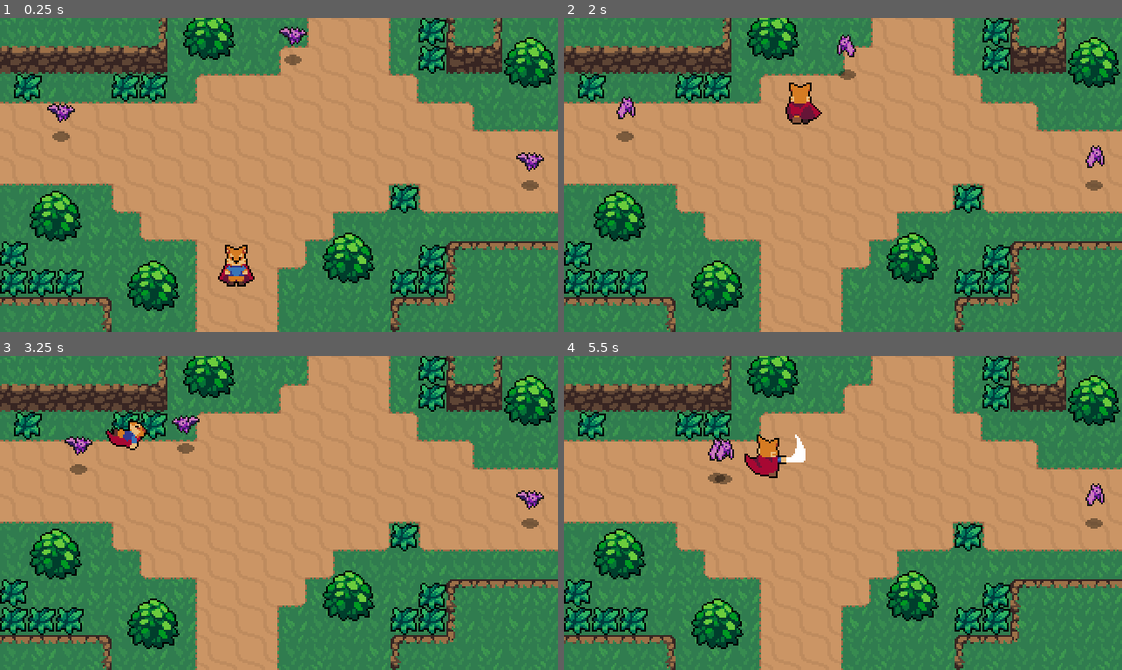
Above: before the commit, frames 1-4 (two rows, left to right).
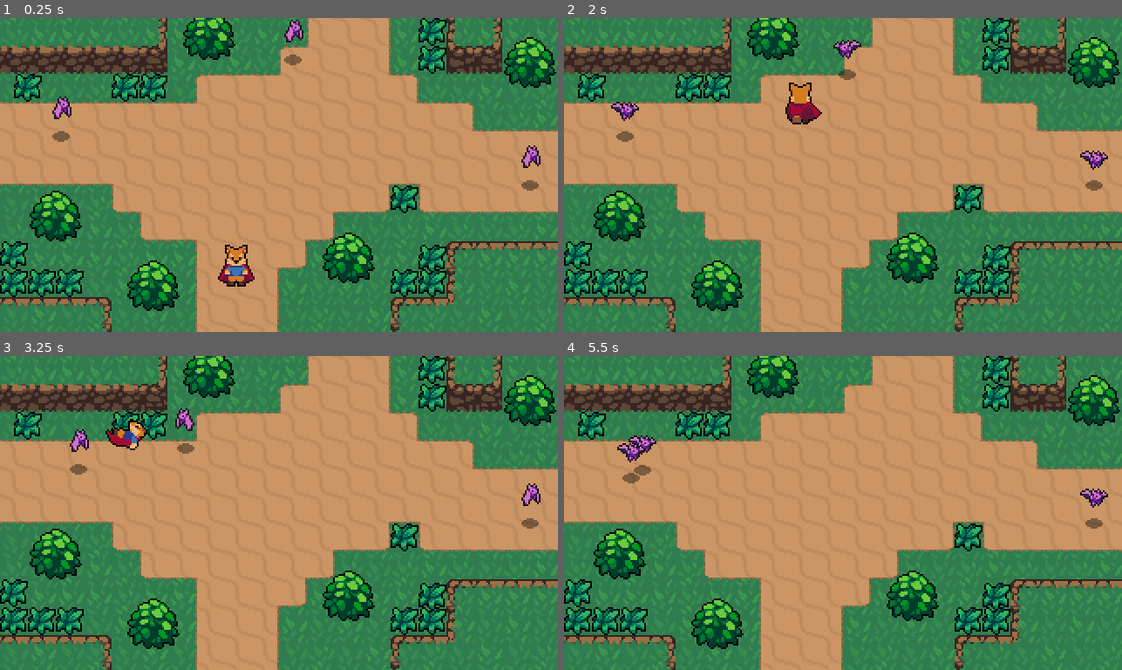
Above: after the commit, the same moments.

Repository: Rener-Pontes/Action-RPG
Game: Godot game, scene res://World.tscn
Same seed, same stepped clock (60 frames per second), same inputs: the game is played once before the commit and once after it.
Inputs:
- Up to frame 1 (0.25 s): no input
- Up to frame 2 (2 s): hold Up (ui_up) from 0.53 s (still down); tap Z (attack) at 0.6 s; tap X (roll) at 1.35 s
- Up to frame 3 (3.25 s): release Up (ui_up) at 2.03 s; hold Left (ui_left) from 2.03 s (still down); tap Z (attack) at 2.1 s; tap X (roll) at 2.85 s
- Up to frame 4 (5.5 s): release Left (ui_left) at 3.53 s; hold Down (ui_down) 3.53-4.28 s; tap Z (attack) at 3.6, 5.1 s; hold Right (ui_right) 4.28-5.03 s; tap X (roll) at 4.35 s; hold Up (ui_up) from 5.03 s (still down)

The runs differ from the first frame. In frame 1, 0.6% of the frame differs, in the area x 8-98%, y 0-49%; in frame 2, 0.6%; in frame 3, 0.6%; in frame 4, 1.8%, in the area x 9-98%, y 25-49%.

Commit message:
Seventh tutorial video. Implementation of Player's status, its invincibility and edit how the hit effect is created.

Diff:
--- a/Enemies/Scenes/Bat.tscn
+++ b/Enemies/Scenes/Bat.tscn
@@ -6,6 +6,7 @@
 [ext_resource path="res://Enemies/Scripts/Bat.gd" type="Script" id=4]
 [ext_resource path="res://Overlap/Scenes/Stats.tscn" type="PackedScene" id=5]
 [ext_resource path="res://Overlap/Scenes/PlayerDetector.tscn" type="PackedScene" id=6]
+[ext_resource path="res://Overlap/Scenes/Hitbox.tscn" type="PackedScene" id=7]
 
 [sub_resource type="AtlasTexture" id=1]
 atlas = ExtResource( 1 )
@@ -42,18 +43,20 @@
 radius = 6.0
 height = 2.0
 
+[sub_resource type="CircleShape2D" id=10]
+radius = 5.0
+
 [sub_resource type="CircleShape2D" id=9]
 radius = 75.0
 
 [node name="Bat" type="KinematicBody2D"]
 collision_layer = 16
-collision_mask = 0
 script = ExtResource( 4 )
 
 [node name="AnimatedSprite" type="AnimatedSprite" parent="."]
 frames = SubResource( 6 )
 animation = "Fly"
-frame = 2
+frame = 4
 playing = true
 offset = Vector2( 0, -12 )
 
@@ -70,9 +73,17 @@
 [node name="CollisionShape2D" parent="Hurtbox" index="0"]
 shape = SubResource( 8 )
 
+[node name="Hitbox" parent="." instance=ExtResource( 7 )]
+position = Vector2( 0, -15 )
+collision_mask = 4
+
+[node name="CollisionShape2D" parent="Hitbox" index="0"]
+shape = SubResource( 10 )
+
 [node name="PlayerDetector" parent="." instance=ExtResource( 6 )]
 
 [node name="CollisionShape2D" parent="PlayerDetector" index="0"]
+visible = false
 modulate = Color( 1, 1, 1, 0.498039 )
 shape = SubResource( 9 )
 
@@ -82,4 +93,5 @@
 [connection signal="area_entered" from="Hurtbox" to="." method="_on_Hurtbox_area_entered"]
 
 [editable path="Hurtbox"]
+[editable path="Hitbox"]
 [editable path="PlayerDetector"]
--- a/Enemies/Scripts/Bat.gd
+++ b/Enemies/Scripts/Bat.gd
@@ -22,6 +22,7 @@
 onready var stats = $Stats
 onready var playerDetector = $PlayerDetector
 onready var animatedSprite = $AnimatedSprite
+onready var hurtbox = $Hurtbox
 
 
 # Called when the node enters the scene tree for the first time.
@@ -61,6 +62,7 @@
 
 func _on_Hurtbox_area_entered(area):
 	stats.health -= area.damage
+	hurtbox.create_hit_effect()
 	knockback = area.knockback_vector * 120
 
 
--- a/Overlap/Scenes/Hurtbox.tscn
+++ b/Overlap/Scenes/Hurtbox.tscn
@@ -9,4 +9,8 @@
 
 [node name="CollisionShape2D" type="CollisionShape2D" parent="."]
 
-[connection signal="area_entered" from="." to="." method="_on_Hurtbox_area_entered"]
+[node name="Timer" type="Timer" parent="."]
+
+[connection signal="invincibility_ended" from="." to="." method="_on_Hurtbox_invincibility_ended"]
+[connection signal="invincibility_started" from="." to="." method="_on_Hurtbox_invincibility_started"]
+[connection signal="timeout" from="Timer" to="." method="_on_Timer_timeout"]
--- a/Overlap/Scripts/Hurtbox.gd
+++ b/Overlap/Scripts/Hurtbox.gd
@@ -5,23 +5,43 @@
 
 
 # Declare member variables here. Examples:
-export (bool) var show_hit = true
+var invincible = false setget set_invincible
+onready var timer = $Timer
 
 
-# Called when the node enters the scene tree for the first time.
-func _ready():
-	pass # Replace with function body.
+signal invincibility_started
+signal invincibility_ended
 
 
-# Called every frame. 'delta' is the elapsed time since the previous frame.
-#func _process(delta):
-#	pass
+func set_invincible(value):
+	invincible = value
+
+	if invincible == true:
+		emit_signal("invincibility_started")
+	else:
+		emit_signal("invincibility_ended")
 
 
-func _on_Hurtbox_area_entered(area):
-	if show_hit:
-		var hit_effect_instance = HIT_EFFECT.instance()
-		var world = get_tree().current_scene
+func create_hit_effect():
+	var hit_effect_instance = HIT_EFFECT.instance()
+	var world = get_tree().current_scene
 
-		world.add_child(hit_effect_instance)
-		hit_effect_instance.global_position = global_position
+	world.add_child(hit_effect_instance)
+	hit_effect_instance.global_position = global_position
+
+
+func start_invincibility(duration):
+	self.invincible = true
+	timer.start(duration)
+
+
+func _on_Timer_timeout():
+	self.invincible = false
+
+
+func _on_Hurtbox_invincibility_started():
+	set_deferred("monitoring", false)
+
+
+func _on_Hurtbox_invincibility_ended():
+	set_deferred("monitoring", true)
--- a/Player/Scenes/Player.tscn
+++ b/Player/Scenes/Player.tscn
@@ -1,9 +1,10 @@
-[gd_scene load_steps=52 format=2]
+[gd_scene load_steps=54 format=2]
 
 [ext_resource path="res://Player/Assets/Player.png" type="Texture" id=1]
 [ext_resource path="res://Player/Scripts/Player.gd" type="Script" id=2]
 [ext_resource path="res://Overlap/Scenes/Hitbox.tscn" type="PackedScene" id=3]
 [ext_resource path="res://Player/Scripts/SwordHitbox.gd" type="Script" id=4]
+[ext_resource path="res://Overlap/Scenes/Hurtbox.tscn" type="PackedScene" id=5]
 
 [sub_resource type="CapsuleShape2D" id=1]
 radius = 4.0
@@ -631,6 +632,10 @@
 
 [sub_resource type="AnimationNodeStateMachinePlayback" id=24]
 
+[sub_resource type="CapsuleShape2D" id=49]
+radius = 5.0
+height = 6.0
+
 [sub_resource type="CapsuleShape2D" id=36]
 height = 10.0
 
@@ -650,6 +655,7 @@
 shape = SubResource( 1 )
 
 [node name="AnimationPlayer" type="AnimationPlayer" parent="."]
+autoplay = "IdleDown"
 anims/AttackDown = SubResource( 25 )
 anims/AttackLeft = SubResource( 26 )
 anims/AttackRight = SubResource( 27 )
@@ -677,6 +683,13 @@
 parameters/Roll/blend_position = Vector2( 0, 0.1 )
 parameters/Run/blend_position = Vector2( 0, 0.1 )
 
+[node name="Hurtbox" parent="." instance=ExtResource( 5 )]
+position = Vector2( 0, -11 )
+collision_layer = 4
+
+[node name="CollisionShape2D" parent="Hurtbox" index="0"]
+shape = SubResource( 49 )
+
 [node name="HitboxPivot" type="Position2D" parent="."]
 position = Vector2( 0, -7 )
 rotation = 1.5708
@@ -690,4 +703,7 @@
 shape = SubResource( 36 )
 disabled = true
 
+[connection signal="area_entered" from="Hurtbox" to="." method="_on_Hurtbox_area_entered"]
+
+[editable path="Hurtbox"]
 [editable path="HitboxPivot/SwordHitbox"]
--- /dev/null
+++ b/Player/Scenes/PlayerStats.tscn
@@ -0,0 +1,6 @@
+[gd_scene load_steps=2 format=2]
+
+[ext_resource path="res://Overlap/Scenes/Stats.tscn" type="PackedScene" id=1]
+
+[node name="PlayerStats" instance=ExtResource( 1 )]
+max_health = 4
--- a/Player/Scripts/Player.gd
+++ b/Player/Scripts/Player.gd
@@ -18,7 +18,9 @@
 var velocity = Vector2.ZERO
 var roll_vector = Vector2.DOWN
 var state = MOVE
+var stats = PlayerStats
 
+onready var hurtbox = $Hurtbox
 onready var swordHitbox = $HitboxPivot/SwordHitbox
 onready var animationPlayer = $AnimationPlayer
 onready var animationTree = $AnimationTree
@@ -27,6 +29,7 @@
 
 # Called when the node enters the scene tree for the first time.
 func _ready():
+	stats.connect("no_health", self, "queue_free")
 	animationTree.active = true
 	swordHitbox.knockback_vector = roll_vector
 
@@ -97,3 +100,9 @@
 func roll_animation_finished():
 	velocity *= .8
 	state = MOVE
+
+
+func _on_Hurtbox_area_entered(area):
+	stats.health -= 1
+	hurtbox.create_hit_effect()
+	hurtbox.start_invincibility(.5)
--- a/project.godot
+++ b/project.godot
@@ -13,6 +13,10 @@
 config/name="Action Rpg"
 run/main_scene="res://World.tscn"
 config/icon="res://icon.png"
+
+[autoload]
+
+PlayerStats="*res://Player/Scenes/PlayerStats.tscn"
 
 [display]
 
Not shown: 1 places in Enemies/Scenes/Bat.tscn that only renumber resources
